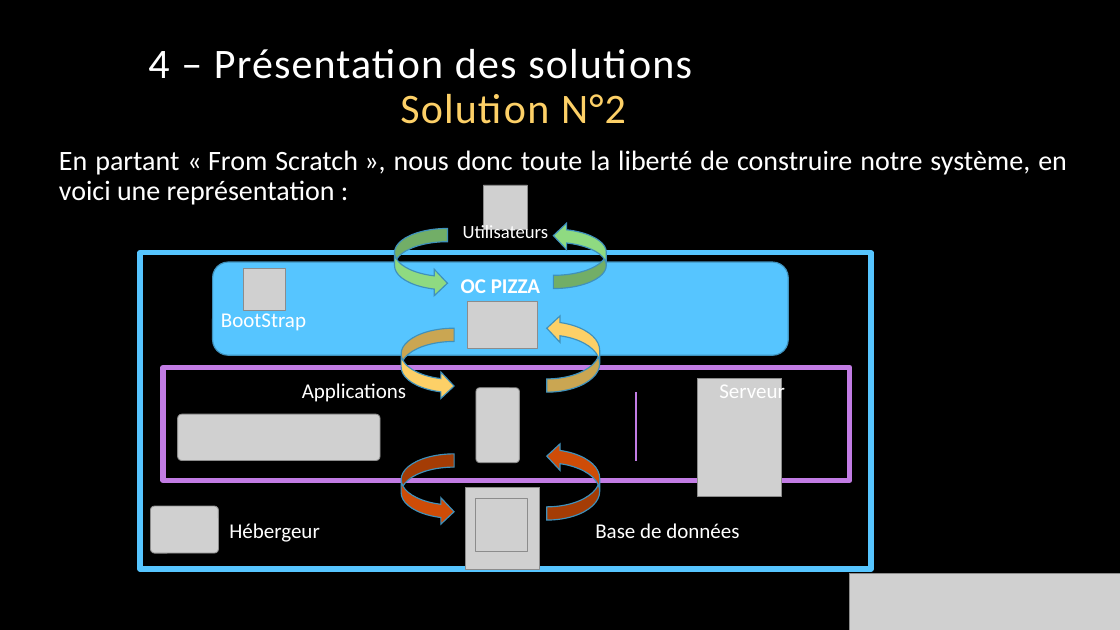
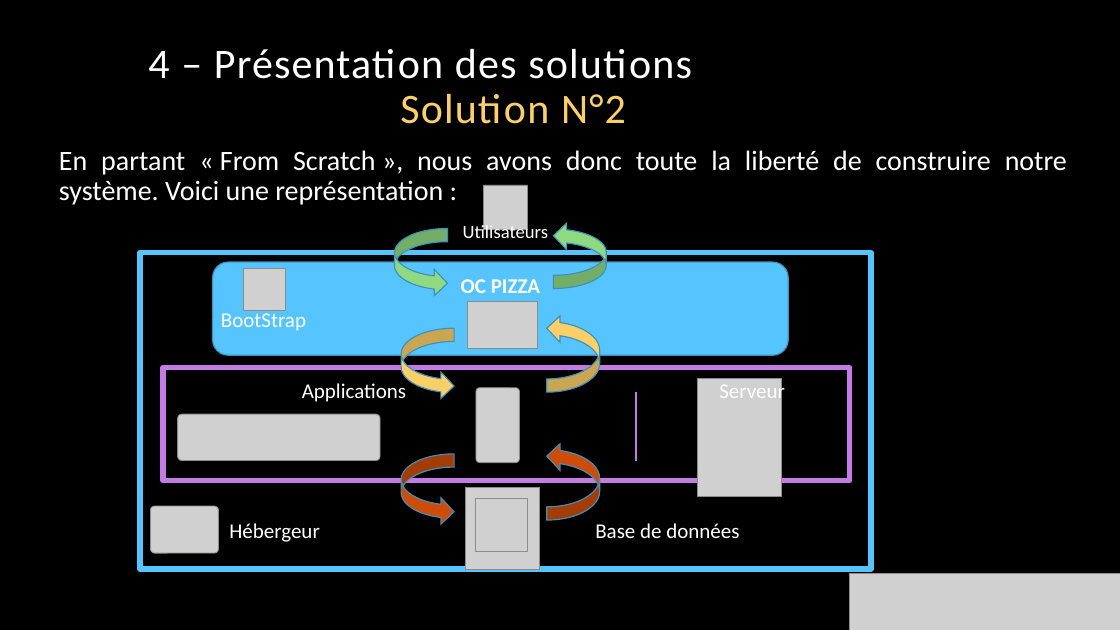
Before and after one commit to SebFlatBeat/P4_OC_Pizza, a slide deck: slide 8 of Presentation OC PIzza V2.pptx. Drawn at 1120x630 pixels with LibreOffice and Linux fonts; fonts in the diff are those of the drawing; grey boxes stand for pictures; background and template pictures are left out. Boxes give left, top, right and bottom in pixels: in the first picture for what was removed or moved away, otherwise in the second. Text is boxed around its words. In the diff, an @@ line names an element or a change of style, - is before the commit and + after.

```diff
--- a/Presentation OC PIzza V2.pptx
+++ b/Presentation OC PIzza V2.pptx
@@ text at (59,150,1067,205): text changed @@
-En partant « From Scratch », nous donc toute la liberté de construire notre système, en voici une représentation :
+En partant « From Scratch », nous avons donc toute la liberté de construire notre système. Voici une représentation :
```
Also in this commit, not shown: 2 other slides changed.
